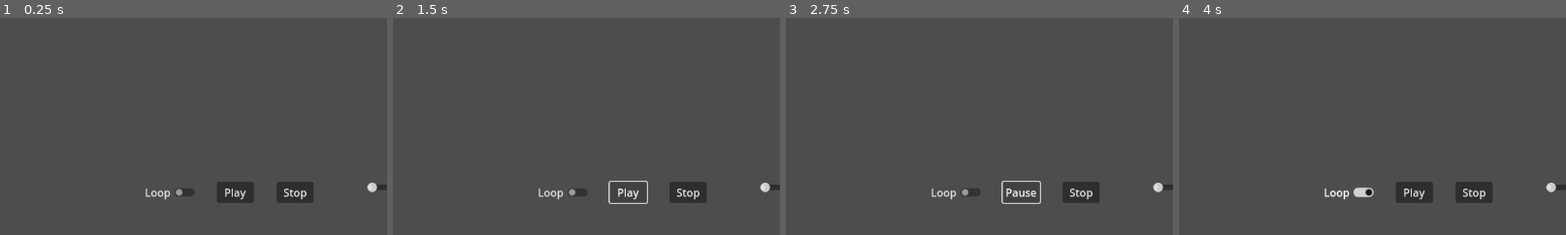
Above: before the commit, frames 1-4 (left to right).
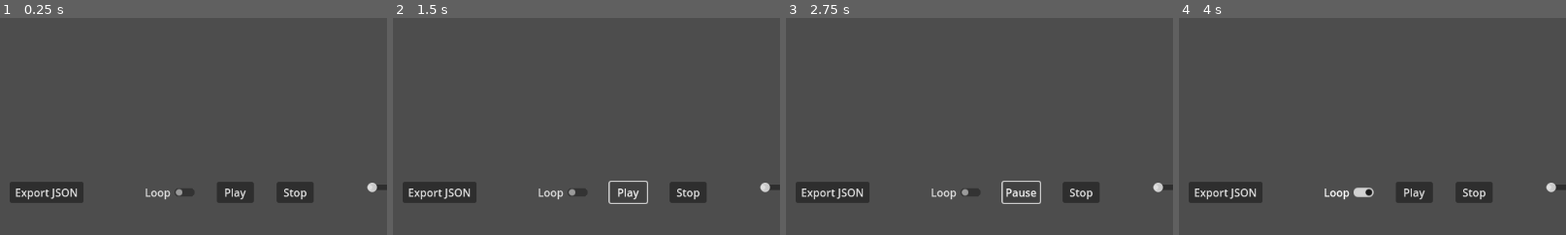
Above: after the commit, the same moments.

Repository: theRealDyer/VideoMouseTrackingSoftware
Game: Godot game, scene res://mainVideoTest.tscn
Same seed, same stepped clock (60 frames per second), same inputs: the game is played once before the commit and once after it.
Inputs (mouse positions are % of the whole screen's width and height, from its top left):
- Up to frame 1 (0.25 s): no input
- Up to frame 2 (1.5 s): click (21, 90) at 0.5 s, where only the run after the commit has a clickable "Export JSON"; click "Play" at 1.25 s
- Up to frame 3 (2.75 s): click "Play" at 2 s
- Up to frame 4 (4 s): click "Stop" at 2.75 s; click "Loop" at 3.5 s
The pictures show only the part of the screen within x 15-65%, y 50-100%; the shares and areas given below are measured in that part.

The runs differ from the first frame. In frame 1, 1.7% of the frame differs, in the area x 2-22%, y 75-86%; in frame 2, 1.7%; in frame 3, 1.7%; in frame 4, 1.7%.

Commit message:
created export json button which exports sample dictionary to json file successfully (to user appdata folder).

Diff:
--- a/mainVideoTest.gd
+++ b/mainVideoTest.gd
@@ -8,6 +8,7 @@
 @onready var loop = $Loop
 @onready var zoom = $Zoom
 @onready var boundPos = videoBounds.global_position
+@onready var exportJsonButton = $ExportJSON
 
 # Variables for moving zoomed video
 var dragging=false
@@ -20,6 +21,22 @@
 	loop.connect("pressed", _loop_video)
 	stop.connect("pressed", _stop_video)
 
+	exportJsonButton.connect("pressed", _export_json)
+
+# function to export json file upon button press
+func _export_json() -> void:
+	var json = JSON.new()
+
+	# default `user://` export path:
+	# "C:\Users\{user}\AppData\Roaming\Godot\app_userdata\videoMouseTrackingSoftware"
+	var path = "user://exported_data.json"
+
+	# mouse logging events
+	var data = {'key_james':'entry_james','key_jordan':'entry_jordan'}
+
+	var file = FileAccess.open(path, FileAccess.WRITE)
+	file.store_string(json.stringify(data))
+	print("success; json exported")
 
 
 func _on_load_image_pressed() -> void:
--- a/mainVideoTest.tscn
+++ b/mainVideoTest.tscn
@@ -74,6 +74,14 @@
 offset_bottom = 600.0
 text = "Loop"
 
+[node name="ExportJSON" type="Button" parent="."]
+layout_mode = 0
+offset_left = 183.0
+offset_top = 569.0
+offset_right = 293.0
+offset_bottom = 600.0
+text = "Export JSON"
+
 [node name="DropDown" type="OptionButton" parent="."]
 layout_mode = 0
 offset_left = 980.0
